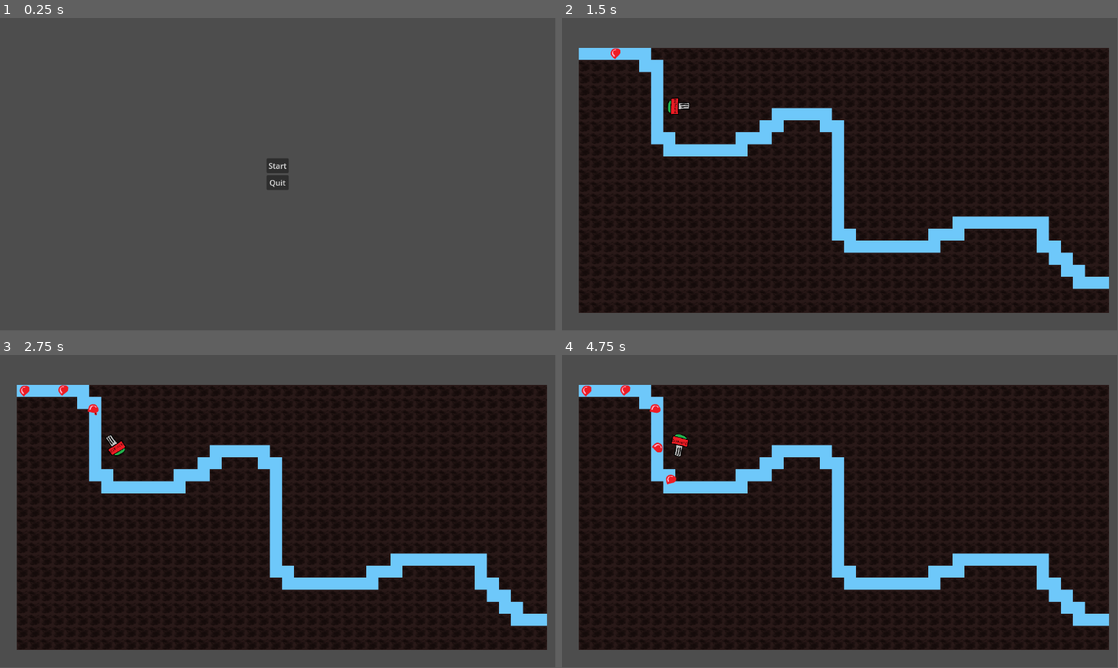
Above: before the commit, frames 1-4 (two rows, left to right).
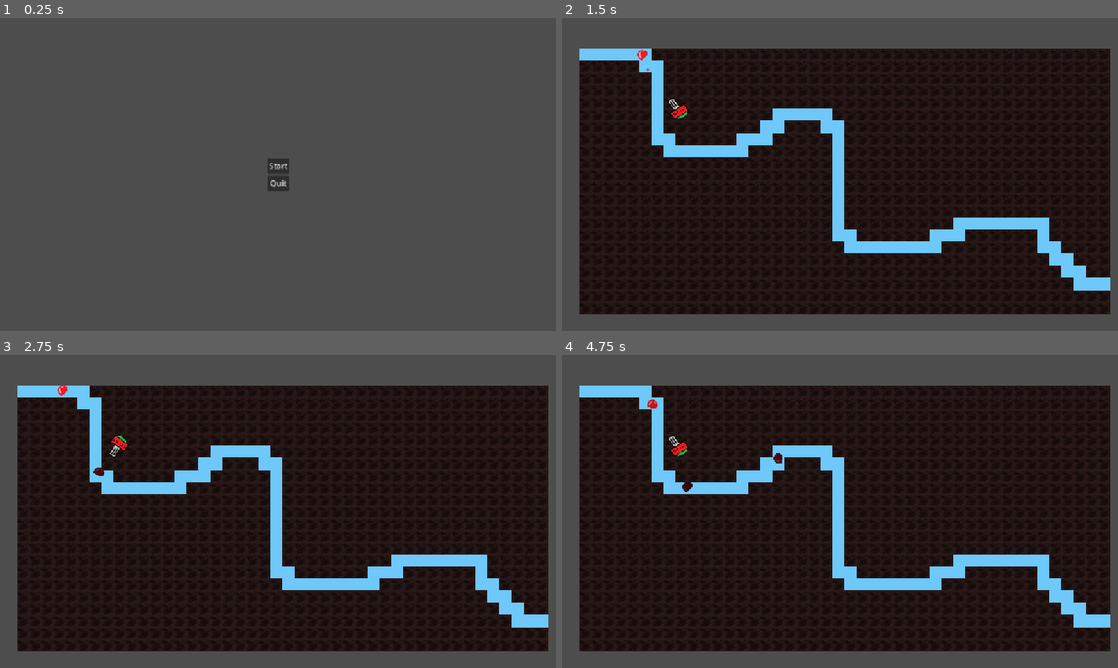
Above: after the commit, the same moments.

Repository: Adrakurmo/TowerDefense
Game: Godot game, scene res://Scenes/main_menu.tscn
The game is run twice, just before and just after one commit, with the same random seed, the same clock (stepped at 60 frames per second) and the same inputs.
Inputs:
- Up to frame 1 (0.25 s): no input
- Up to frame 2 (1.5 s): click "Start" at 0.5 s
- Up to frame 3 (2.75 s): no input
- Up to frame 4 (4.75 s): no input
In our replay, the window is 799x449 before the commit and 800x450 after it. These sizes can differ from the game's own. Grey fills any space a smaller window leaves; there, only what the larger window draws over its background counts as a difference.

The runs differ from the first frame. In frame 1, 0.1% of the frame differs, in the area x 48-52%, y 44-56%; in frame 2, 2.0%; in frame 3, 2.1%; in frame 4, 2.3%, in the area x 3-99%, y 9-95%.

Commit message:
targetting functionality

Diff:
--- a/Scenes/Towers/debug_turret.tscn
+++ b/Scenes/Towers/debug_turret.tscn
@@ -32,7 +32,7 @@
 [node name="Bullet_container" type="Node" parent="."]
 
 [node name="ReloadTime" type="Timer" parent="."]
-wait_time = 0.5
+wait_time = 0.2
 autostart = true
 
 [connection signal="body_entered" from="Tower_range" to="." method="_on_tower_range_body_entered"]
--- a/Scenes/poziomy/lvl_1.tscn
+++ b/Scenes/poziomy/lvl_1.tscn
@@ -32,6 +32,7 @@
 [node name="path_lvl_1" parent="PathSpawner" instance=ExtResource("2_o7wnv")]
 
 [node name="SpawnCooldown" type="Timer" parent="PathSpawner"]
+wait_time = 1.5
 autostart = true
 
 [node name="Towers" type="Node2D" parent="."]
--- a/Scripts/Enemies/red_ballon_1.gd
+++ b/Scripts/Enemies/red_ballon_1.gd
@@ -1,8 +1,10 @@
 extends CharacterBody2D
 
-@export var speed = 400
+@export var speed = 700
 @onready var current_path
 @onready var health = 100
+@onready var sprite_2d: Sprite2D = $Sprite2D
+var CONST_HEALTH = 100
 
 func _ready() -> void:
 	current_path = get_parent()
@@ -18,3 +20,5 @@
 	health -= dmg
 	if health <= 0:
 		get_parent().get_parent().queue_free()
+	var new_val : float = float(health)  / float(CONST_HEALTH)
+	sprite_2d.modulate =Color(new_val,new_val,new_val)
--- a/Scripts/Towers/bullet_test.gd
+++ b/Scripts/Towers/bullet_test.gd
@@ -1,6 +1,6 @@
 extends Node2D
 
-var speed = 1500
+var speed = 3500
 var bulletDamage = 10
 
 func _process(delta: float) -> void:
--- a/Scripts/Towers/debug_turret.gd
+++ b/Scripts/Towers/debug_turret.gd
@@ -9,6 +9,9 @@
 var current_targets = []
 var focused_target = null
 
+# MIDDLE NOT WORKING YET
+enum targeting_order { FIRST, LAST, MIDDLE }
+var current_order = targeting_order.FIRST
 # ------------------------------ PROCES ------------------------------
 
 func _process(_delta: float) -> void:
@@ -48,14 +51,23 @@
 	bullet_inst.rotation = rotation
 
 func set_focused_target():
+
 	for e in current_targets:
 		if !is_instance_valid(e):
 			continue
 		if !is_instance_valid(focused_target):
 			focused_target = e
 		else:
-			if focused_target.get_parent().get_progress() < e.get_parent().get_progress():
-				focused_target = e
+			match current_order:
+				targeting_order.LAST:
+					if focused_target.get_parent().get_progress() < e.get_parent().get_progress():
+						focused_target = e
+				targeting_order.FIRST:
+					if focused_target.get_parent().get_progress() > e.get_parent().get_progress():
+						focused_target = e
+				_:
+					print("COULDNT SET TURRET: ", self.name, " TARGET")
+					return
 # ---------------------------------------------------------------------
 # ------------------------------ /PV METODY ---------------------------
 # ---------------------------------------------------------------------
--- a/project.godot
+++ b/project.godot
@@ -18,3 +18,8 @@
 [autoload]
 
 GameManager="*res://Global/GameManager.gd"
+
+[display]
+
+window/stretch/mode="canvas_items"
+window/stretch/aspect="ignore"
